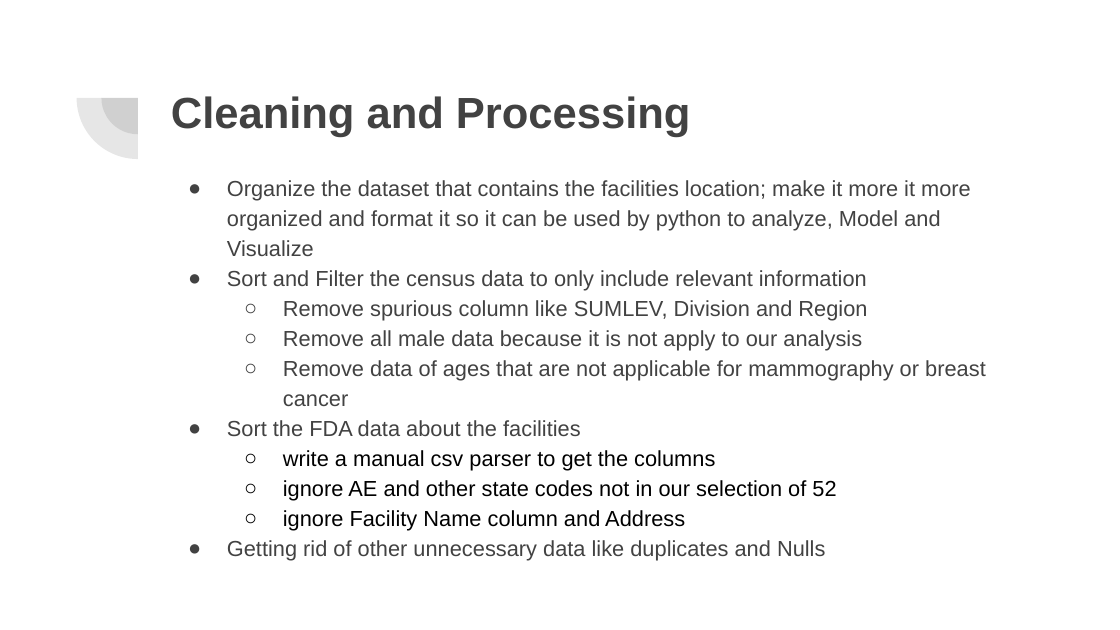
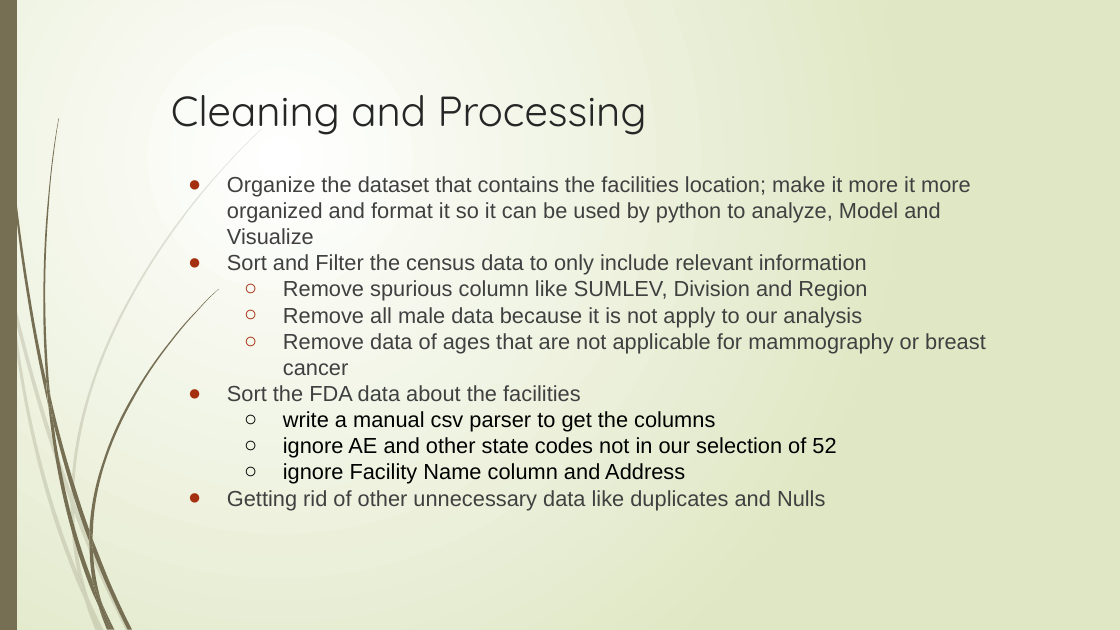
Before and after one commit to a23patel/Rice-Datathon-2023, a slide deck: slide 6 of Beginners Track Challenge.pptx (slide 4 before the commit). Drawn at 1120x630 pixels with LibreOffice and Linux fonts; fonts in the diff are those of the drawing. Boxes give left, top, right and bottom in pixels: in the first picture for what was removed or moved away, otherwise in the second. Text is boxed around its words. In the diff, an @@ line names an element or a change of style, - is before the commit and + after.

```diff
--- a/Beginners Track Challenge.pptx
+++ b/Beginners Track Challenge.pptx
@@ background #FFFFFF to gradient #FFFFFF to #DFE8C4 @@
@@ rectangle added at <box>0,0,17,629</box>, fill #766F54 @@
@@ pie slice (boxed as its full ellipse) removed at <box>76,37,198,159</box> @@
@@ pie slice (boxed as its full ellipse) removed at <box>102,62,175,134</box> @@
@@ title "Cleaning and Processing" at <box>171,95,647,135</box>: size 28 to 27 pt, font Arial to Quicksand, text colour #424242 to #262626, bold off @@
@@ text "Organize the dataset that contains ..." at <box>227,176,986,510</box>: text colour #424242 to #404040 in "Organize the dataset that contains the facilities ...", "Sort and Filter the census data to ...", "Remove spurious column like SUMLEV, Division and ...", "Remove all male data because it is ..." and 3 more places; line spacing 1.15 to 1; bullet colour #424242 to #A53010 @@
@@ group added at <box>0,129,262,630</box>: 10 freeform shapes @@
@@ group added at <box>2,0,220,630</box>: 12 freeform shapes @@
```
Also in this commit, not shown: 22 other slides changed.
